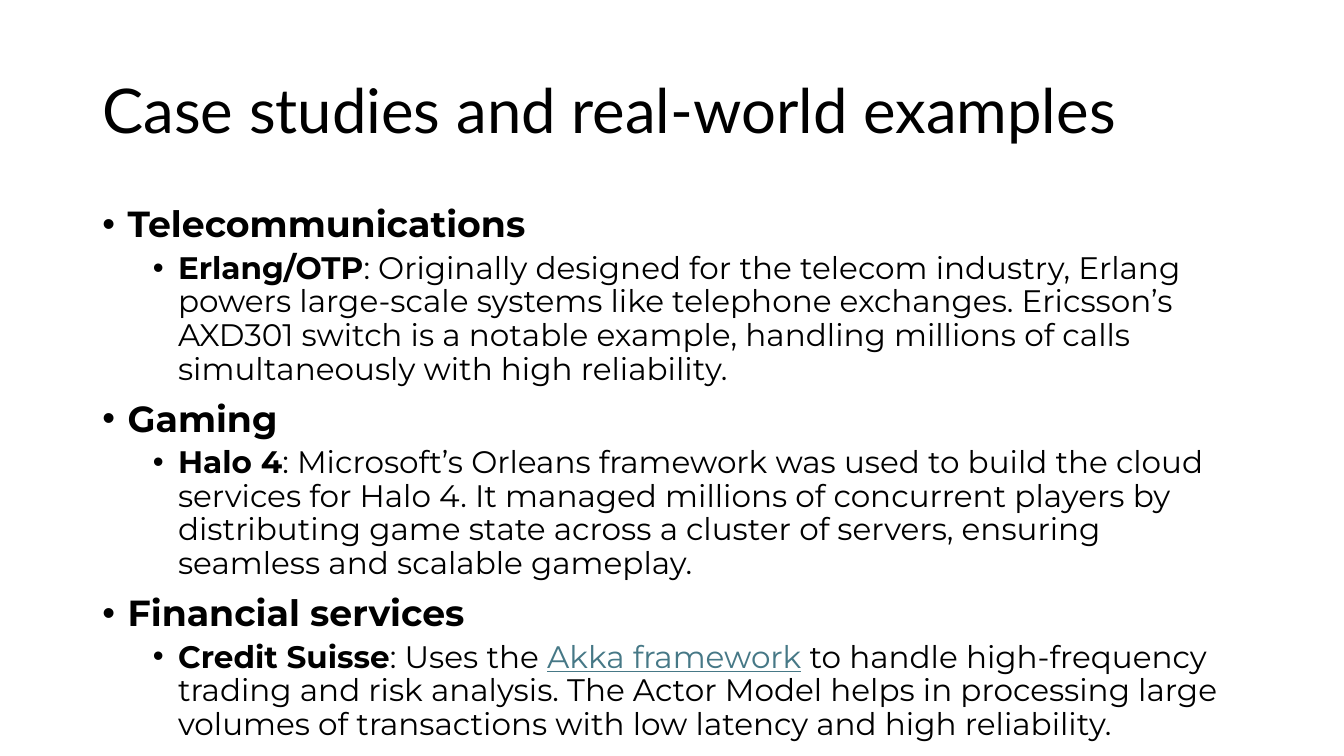
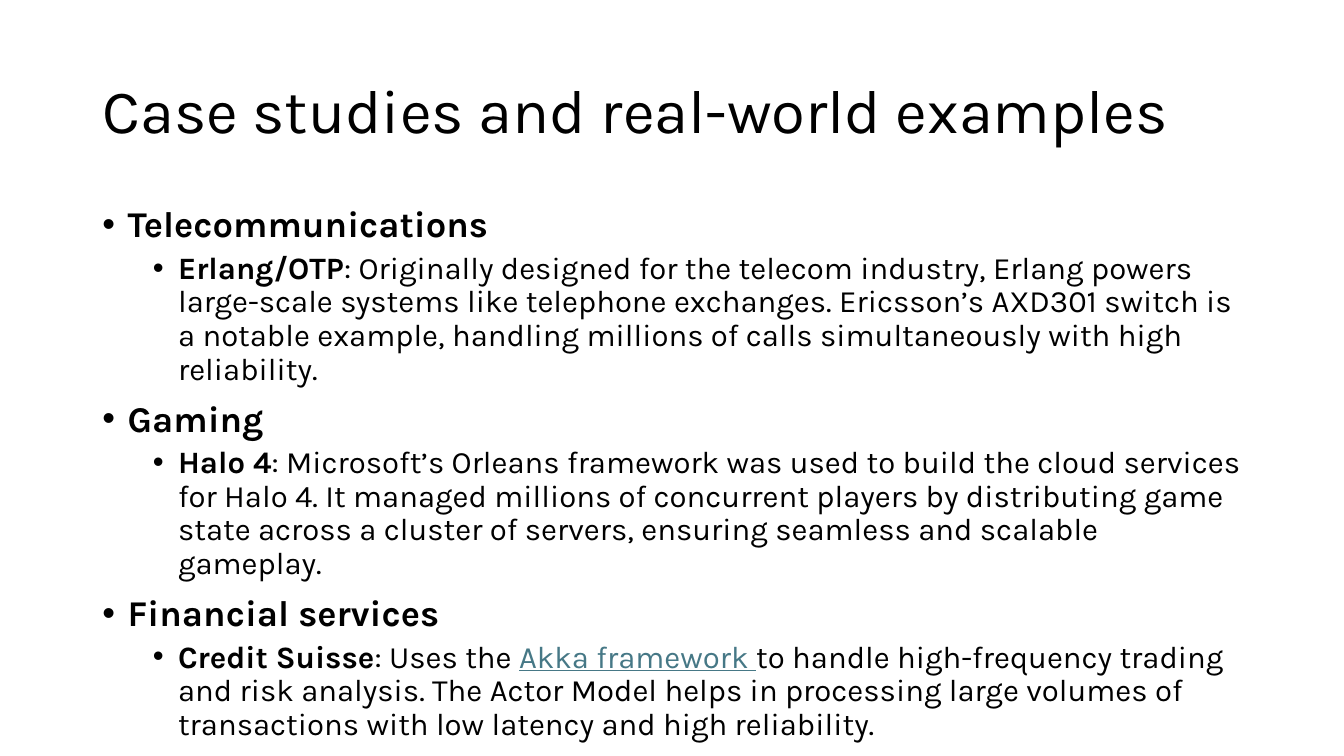
Before and after one commit to aregm/system-design-course, a slide deck: slide 23 of docs/Lecture 9.pptx. Drawn at 1344x756 pixels with LibreOffice and Linux fonts; fonts in the diff are those of the drawing. Boxes give left, top, right and bottom in pixels: in the first picture for what was removed or moved away, otherwise in the second. Text is boxed around its words. In the diff, an @@ line names an element or a change of style, - is before the commit and + after.

```diff
--- a/docs/Lecture 9.pptx
+++ b/docs/Lecture 9.pptx
@@ title "Case studies and real-world examples" at (102, 90, 1168, 148): font Lato to Karla; less space between paragraphs @@
@@ text "Telecommunications" at (128, 211, 1241, 742): font Montserrat to Karla @@
```
Also in this commit, not shown: 19 other slides changed, 1 slide added.
